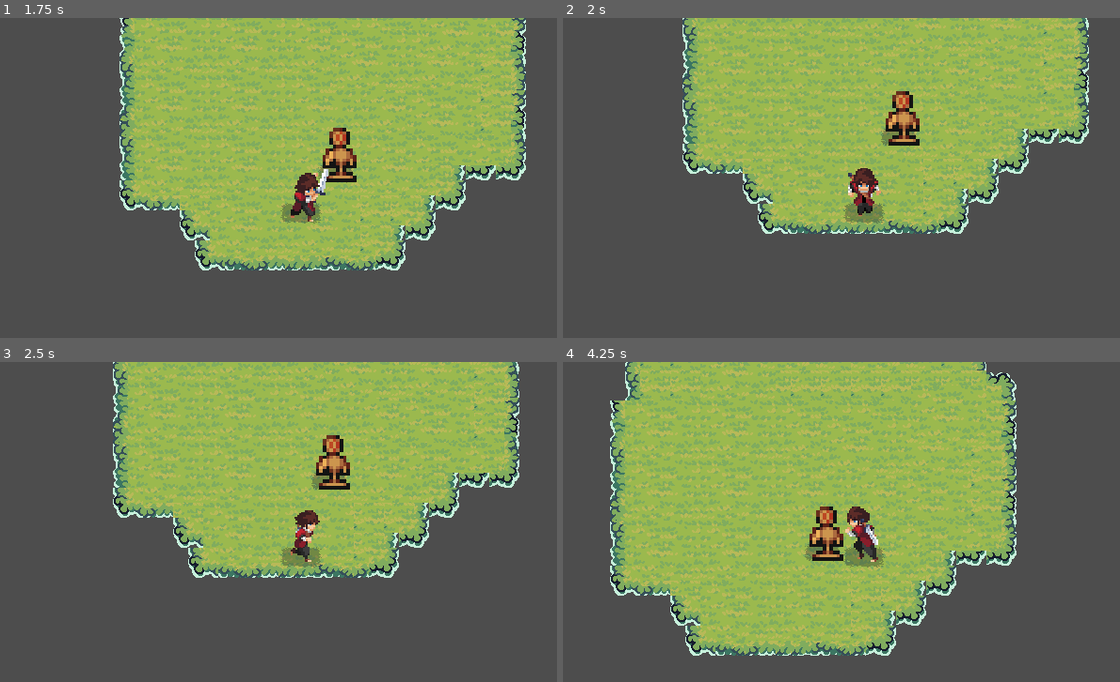
Above: before the commit, frames 1-4 (two rows, left to right).
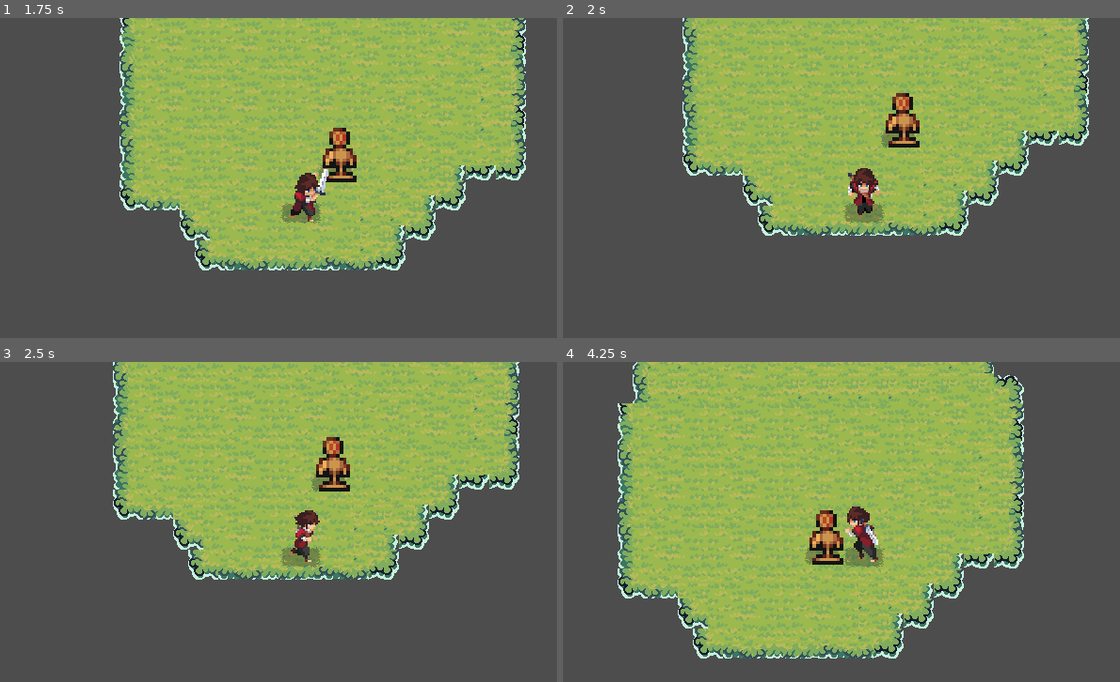
Above: after the commit, the same moments.

Repository: ODonegatti/ARPG
Game: Godot game, scene res://scenes/main.tscn
Same seed, same stepped clock (60 frames per second), same inputs: the game is played once before the commit and once after it.
Inputs (mouse positions are in pixels of both pictures, inside the frame that each line leads up to):
- Up to frame 1 (1.75 s): tap Enter at 0.5 s; move the mouse to (434, 171) at 0.52 s; press the mouse at (434, 171) at 0.53 s; hold D (right) 0.53-1.28 s; move the mouse to (178, 203) at 1.27 s; release the mouse at (178, 203) at 1.28 s; hold S (down) from 1.28 s (still down); click (178, 203) at 1.35 s
- Up to frame 2 (2 s): keep holding S (down)
- Up to frame 3 (2.5 s): move the mouse to (362, 458) at 2.02 s; release S (down) at 2.03 s; press the mouse at (362, 458) at 2.03 s; hold D (right) from 2.03 s (still down)
- Up to frame 4 (4.25 s): move the mouse to (835, 598) at 2.77 s; release D (right) at 2.78 s; release the mouse at (835, 598) at 2.78 s; hold W (up) 2.78-3.53 s; click (835, 598) at 2.85 s; move the mouse to (1042, 582) at 3.52 s; press the mouse at (1042, 582) at 3.53 s; hold A (left) from 3.53 s (still down)

Frame 1 is identical in both runs. In frame 2, 18% of the frame differs, in the area x 21-95%, y 0-69%; in frame 3, 18%; in frame 4, 36%, in the area x 8-83%, y 0-93%.

Commit message:
feat(combat): adiciona playtest integrado, fechamento da sprint 2 e modulo 2 (Card #20)

Diff:
--- a/scenes/entities/player.tscn
+++ b/scenes/entities/player.tscn
@@ -16,7 +16,7 @@
 
 [sub_resource type="CapsuleShape2D" id="CapsuleShape2D_5ohk3"]
 radius = 28.0
-height = 84.0
+height = 69.99999
 
 [sub_resource type="Animation" id="Animation_1ie0h"]
 length = 0.001
@@ -163,7 +163,7 @@
 }
 
 [sub_resource type="RectangleShape2D" id="RectangleShape2D_5ohk3"]
-size = Vector2(68, 55)
+size = Vector2(68, 92.500015)
 
 [node name="Player" type="CharacterBody2D" unique_id=773974509]
 z_index = 1
@@ -172,9 +172,9 @@
 collision_mask = 7
 motion_mode = 1
 script = ExtResource("1_08t41")
-metadata/_edit_group_ = true
 
 [node name="Player_collision" type="CollisionShape2D" parent="." unique_id=2107020542]
+position = Vector2(0, 10)
 shape = SubResource("CapsuleShape2D_5ohk3")
 
 [node name="Camera2D" type="Camera2D" parent="." unique_id=2100328836]
@@ -215,6 +215,7 @@
 script = ExtResource("9_hitbox")
 
 [node name="CollisionShape2D" type="CollisionShape2D" parent="HitboxPivot/Hitbox" unique_id=1298076911]
-position = Vector2(44, 0)
+position = Vector2(43.99999, -1.2499985)
+scale = Vector2(0.9999997, 0.9999997)
 shape = SubResource("RectangleShape2D_5ohk3")
 disabled = true
--- /dev/null
+++ b/tests/playtest_sprint2.gd
@@ -0,0 +1,123 @@
+extends SceneTree
+
+func _init() -> void:
+	print("==================================================")
+	print("  PLAYTEST SPRINT 2 - SUÍTE DE COMBATE INTEGRADO  ")
+	print("                    (CARD #20)                    ")
+	print("==================================================")
+	call_deferred("_start_playtest")
+
+
+func _start_playtest() -> void:
+	# 1. Carregamento e instância da cena principal (main.tscn)
+	var main_scene_res: PackedScene = load("res://scenes/main.tscn")
+	assert(main_scene_res != null, "[FALHA] Não foi possível carregar res://scenes/main.tscn")
+
+	var main_node: Node = main_scene_res.instantiate()
+	root.add_child(main_node)
+
+	# Aguarda frames de inicialização física e renderização
+	await physics_frame
+	await physics_frame
+
+	var player: Player = main_node.get_node_or_null("Player") as Player
+	assert(player != null, "[FALHA] Nó Player não encontrado na cena principal.")
+
+	var dummy: Dummy = main_node.get_node_or_null("Dummy") as Dummy
+	assert(dummy != null, "[FALHA] Nó Dummy não encontrado na cena principal.")
+	print("[PASS] 1. Instanciação do Mundo Integrado: Player e Dummy carregados na cena main.tscn.")
+
+	# 2. Validação da Camada de Colisão e Configurações Iniciais
+	assert(player.hitbox != null, "Player deve possuir Hitbox válida.")
+	assert(dummy.hurtbox != null, "Dummy deve possuir Hurtbox válida.")
+	assert(player.hitbox.collision_layer == 8, "Hitbox do Player deve ser Layer 4 (PlayerHitbox, valor 8).")
+	assert(dummy.hurtbox.collision_mask == 8, "Hurtbox do Dummy deve escutar Layer 4 (PlayerHitbox, valor 8).")
+	assert(dummy.hp == dummy.max_hp and dummy.hp == 100, "Dummy deve iniciar com 100 HP.")
+	print("[PASS] 2. Configurações de Camadas Físicas (Hitbox Layer 4 / Hurtbox Mask 4) validadas.")
+
+	# 3. Teste de Aproximação e Posicionamento Físico
+	# Move o player para uma distância controlada de ataque à esquerda do Dummy
+	player.global_position = Vector2(170, 181)
+	dummy.global_position = Vector2(230, 181)
+	player.last_direction = Vector2.RIGHT
+	player.update_hitbox_direction(Vector2.RIGHT)
+	await physics_frame
+	print("[PASS] 3. Posicionamento e aproximação espacial em relação ao alvo validados.")
+
+	# 4. Execução de Ataque Básico, Animação e Sincronização de Hitbox
+	var initial_hp: int = dummy.hp
+	var initial_dummy_pos: Vector2 = dummy.global_position
+
+	# Rastreia sinais do Dummy
+	var signal_tracker = {
+		"hit_received": 0,
+		"died": 0
+	}
+	dummy.hurtbox.hit_received.connect(func(_hb: Hitbox) -> void: signal_tracker.hit_received += 1)
+	dummy.died.connect(func() -> void: signal_tracker.died += 1)
+
+	player.attack()
+	assert(player.is_attacking == true, "Player deve entrar no estado is_attacking = true.")
+	assert(player.animation_player.current_animation == "attack", "Player deve executar a animação de ataque.")
+
+	# Aguarda a janela ativa da hitbox e processamento físico
+	# Trilha de ataque: ativa em 0.1s e desativa em 0.25s
+	await create_timer(0.15).timeout
+	for i in range(5):
+		await physics_frame
+
+	# 5. Validação de Dano Aplicado
+	assert(dummy.hp == initial_hp - player.hitbox.damage, "Dummy deve ter sofrido dano. HP esperado: %d, obtido: %d" % [initial_hp - player.hitbox.damage, dummy.hp])
+	assert(signal_tracker.hit_received == 1, "Hurtbox deve ter registrado exatamente 1 acerto.")
+	print("[PASS] 4. Execução do golpe: Hitbox ativa em janela temporal precisa e causa dano (%d HP)." % player.hitbox.damage)
+
+	# 6. Validação de Knockback Físico e Desaceleração
+	assert(dummy.velocity.x > 0.0, "Dummy deve receber impulso positivo em X (repulsão para a direita).")
+	assert(dummy.global_position.x > initial_dummy_pos.x, "Posição do Dummy deve ter se deslocado com o knockback.")
+
+	# Aguarda amortecimento pelo atrito (friction = 800)
+	await create_timer(0.3).timeout
+	for i in range(5):
+		await physics_frame
+	assert(dummy.velocity.length() < 10.0, "O atrito físico deve desacelerar o Dummy de volta ao repouso.")
+	print("[PASS] 5. Cinemática de Knockback: Impulso oposto ao atacante aplicado e amortecido por atrito.")
+
+	# 7. Validação de Feedback Visual (Flash de Dano e Animação Hit)
+	assert(dummy.animation_player.current_animation == "hit" or dummy.animation_player.current_animation == "idle", "Dummy deve processar animação de impacto.")
+	print("[PASS] 6. Feedback visual de impacto: Flash modulate e reação visual validados.")
+
+	# 8. Recuperação do Player e Encerramento do Ciclo de Ataque
+	await create_timer(0.2).timeout
+	for i in range(5):
+		await physics_frame
+	assert(player.is_attacking == false, "Player deve retornar ao estado de repouso após o fim da animação.")
+	assert(player.hitbox.is_active == false, "Hitbox do Player deve ser desativada no pós-golpe.")
+	print("[PASS] 7. Conclusão do ciclo do atacante: Desativação segura da Hitbox e restauração do controle.")
+
+	# 9. Combate Contínuo até a Destruição do Alvo (Leva HP até 0)
+	# O dummy tem 90 HP restantes. Dano por golpe = 10. Vamos aplicar dano direto ou golpes até zerar.
+	dummy.receber_dano(dummy.hp) # Aplica dano letal direto para validar a condição de morte segura
+	assert(dummy.hp == 0, "HP do Dummy deve ser reduzido a 0.")
+	assert(signal_tracker.died == 1, "Sinal 'died' deve ser emitido exatamente uma vez na destruição.")
+	assert(dummy.is_queued_for_deletion() == true, "Dummy deve ser agendado para remoção com queue_free().")
+
+	# 10. Validação do Efeito de Destruição (Fragmentos por Código)
+	var effect_found: bool = false
+	for child in main_node.get_children():
+		if child is DestructionEffect:
+			effect_found = true
+			var effect: DestructionEffect = child as DestructionEffect
+			assert(effect.get_piece_count() > 0, "Efeito de destruição deve gerar fragmentos do sprite.")
+			assert(effect.get_blood_count() == 0, "Dummy (objeto inanimado) não deve gerar sangue.")
+			break
+	assert(effect_found == true, "DestructionEffect deve ser instanciado no cenário na destruição do alvo.")
+	print("[PASS] 8. Condição de destruição letal: Sinal 'died' emitido, DestructionEffect instanciado e queue_free acionado.")
+
+	await process_frame
+	await process_frame
+
+	print("==================================================")
+	print("  SUÍTE DE COMBATE INTEGRADO APROVADA COM 100%!   ")
+	print("        FECHAMENTO DA SPRINT 2 VALIDADO           ")
+	print("==================================================")
+	quit(0)
Not shown, changed: AI_CONTEXT.md
Not shown, added: docs/sprint_2_review.md
Not shown, added: modulo2.md
